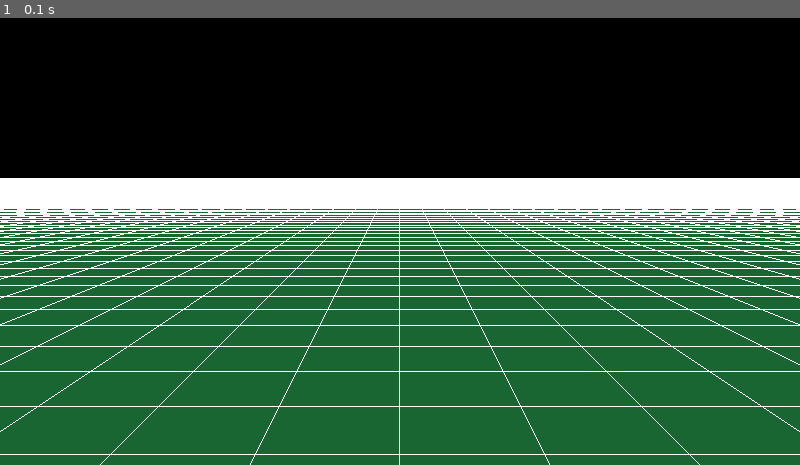
Above: before the commit, frame 1.
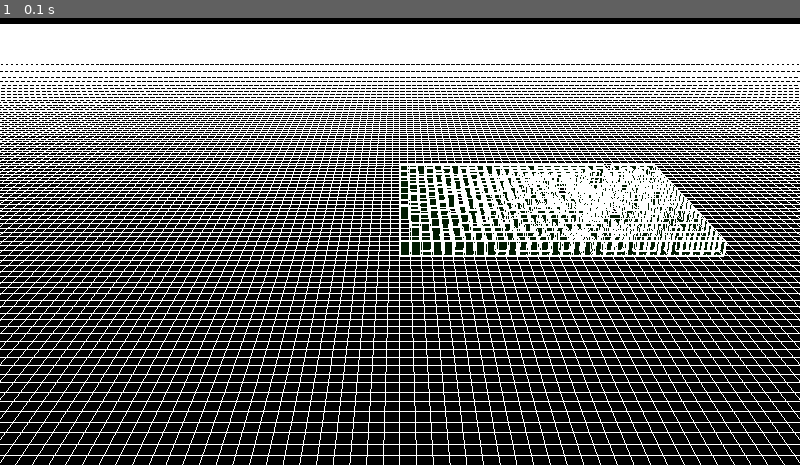
Above: after the commit, the same moment.

Repository: antonioam82/tank_controller
Game: pygame game, started from tank_demo_maze.py
The game is run twice, just before and just after one commit, with the same random seed, the same clock (stepped at 60 frames per second) and the same inputs.
Inputs:
- Up to frame 1 (0.1 s): no input

The runs differ from the first frame. In frame 1, 83% of the frame differs, in the area x 0-100%, y 1-100%.

Commit message:
Insertado modelo de laberinto en vista

Diff:
--- a/tank_demo_maze.py
+++ b/tank_demo_maze.py
@@ -12,20 +12,57 @@
 grid_size = 110
 grid_spacing = 1
 
+def load_object(filename):
+    face_indices = []
+    faces = []
+    vertices = []
+    edges = set()
+    with open(filename, 'r') as file:
+        for line in file:
+            if line.startswith('v '):
+                parts = line.strip().split()
+                vertex = [float(parts[1]), float(parts[2]), float(parts[3])]
+                vertices.append(vertex)
+            elif line.startswith('f '):
+                parts = line.strip().split()
+                face_indices = [int(part) - 1 for part in parts[1:]]
+                faces.append(face_indices)
+                for i in range(len(face_indices)):
+                    edges.add(tuple(sorted((face_indices[i], face_indices[(i + 1) % len(face_indices)]))))
+
+    return vertices, edges, faces
+
+def draw_model(path):
+    model_name = os.path.basename(path)
+    v, e, f = load_object(path)
+    glBegin(GL_LINES)
+    for a, b in e:
+        glVertex3f(*v[a])
+        glVertex3f(*v[b])
+    glEnd()
+
+    glColor3f(0.0, 0.1, 0.0)
+    glBegin(GL_QUADS)
+    for face in f:
+        for vertex in face:
+            glVertex3fv(v[vertex])
+    glEnd()
+
+
 def draw_grid():
     grid_list = glGenLists(1)
     glNewList(grid_list, GL_COMPILE)
     glEnable(GL_POLYGON_OFFSET_FILL)
     glPolygonOffset(0.9,0.9)
 
-    glBegin(GL_QUADS)
+    '''glBegin(GL_QUADS)
     glColor3f(0.1,0.4,0.2)
     glVertex3f(-grid_size,-2,-grid_size)
     glVertex3f(grid_size,-2,-grid_size)
     glVertex3f(grid_size,-2,grid_size)
     glVertex3f(-grid_size,-2,-grid_size)
     glEnd()
-    glDisable(GL_POLYGON_OFFSET_FILL)
+    glDisable(GL_POLYGON_OFFSET_FILL)'''
 
     glLineWidth(1.0)
     glBegin(GL_LINES)
@@ -57,6 +94,19 @@
     glLoadIdentity()
     gluPerspective(45, (display[0] / display[1]), 0.1, 500.0)
 
+    glMatrixMode(GL_MODELVIEW)
+    glLoadIdentity()
+    gluLookAt(0, 30, 80,   # posición de la cámara (alejada y elevada)
+              0, 0, 0,     # punto al que mira (ajustá según el centro real de tu maze)
+              0, 1, 0)     # vector "arriba"
+
+    base = os.path.dirname(__file__)
+    obj_maze = os.path.join(base, "tanque", "maze_large_with_plazes.obj")
+
+    model_maze = glGenLists(1)
+    glNewList(model_maze, GL_COMPILE)
+    draw_model(obj_maze)
+    glEndList()
 
     grid = draw_grid()
 
@@ -72,6 +122,10 @@
 
         glClear(GL_COLOR_BUFFER_BIT | GL_DEPTH_BUFFER_BIT)
         glCallList(grid)
+        glPushMatrix()
+        glRotatef(90, 1.0, 0.0, 0.0)
+        glCallList(model_maze)
+        glPopMatrix()
         #glTranslatef(0,0,mov_z)
 
         pygame.display.flip()
Not shown, added: tanque/maze_large_with_plazes.obj
